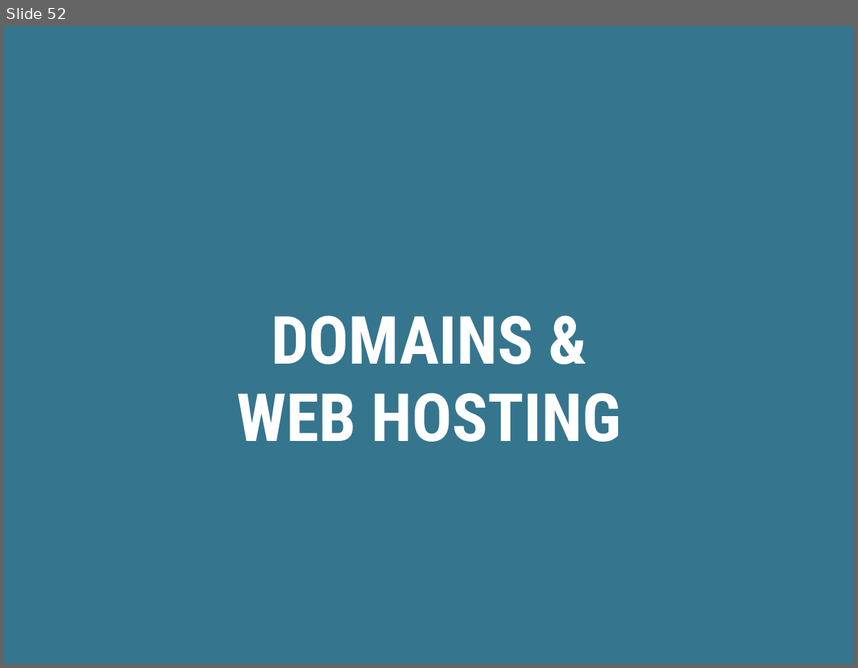
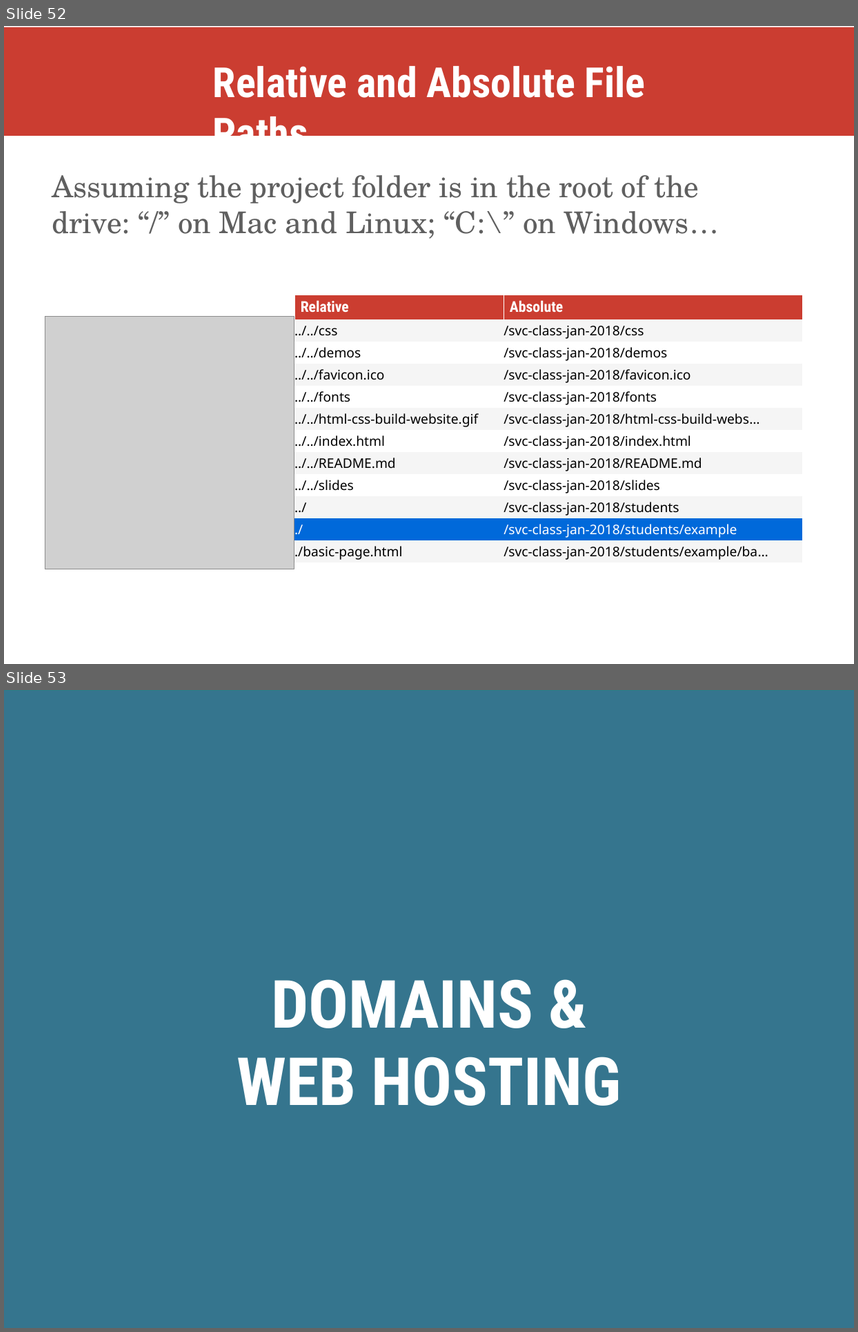
Before and after one commit to skornfeld/svc-class-jan-2018, a slide deck: slides/week-1.pptx. Shown one above the other, each under a label of ours: slide 52 before the commit, slides 52 and 53 after it. The pictures are 858x668 and 858x1332 pixels, drawn with LibreOffice and Linux fonts; fonts in the diff are those of the drawing; grey boxes stand for pictures. Boxes give left, top, right and bottom in pixels: in the first picture for what was removed or moved away, otherwise in the second. Text is boxed around its words. In the diff, an @@ line names an element or a change of style, - is before the commit and + after.

Commit message:
add relative path example page

```diff
--- a/slides/week-1.pptx
+++ b/slides/week-1.pptx
@@ slide 52 added at <box>4,26,854,664</box>, background #FFFFFF @@
@@ freeform shape added at <box>4,27,854,136</box>, fill #CB3D31 @@
@@ title added at <box>213,66,646,136</box>, 50 pt, text #FFFFFF, bold @@
+Relative and Absolute File Paths
@@ text added at <box>52,175,720,239</box>, 36 pt, text #5F5F5F @@
+Assuming the project folder is in the root of the drive: “/” on Mac and Linux; “C:\” on Windows…
@@ table added at <box>294,295,802,562</box>, 12 rows, 2 columns @@
+Relative | Absolute
+../../css | /svc-class-jan-2018/css
+../../demos | /svc-class-jan-2018/demos
+../../favicon.ico | /svc-class-jan-2018/favicon.ico
+../../fonts | /svc-class-jan-2018/fonts
+../../html-css-build-website.gif | /svc-class-jan-2018/html-css-build-webs…
+../../index.html | /svc-class-jan-2018/index.html
+../../README.md | /svc-class-jan-2018/README.md
+../../slides | /svc-class-jan-2018/slides
+../ | /svc-class-jan-2018/students
+./ | /svc-class-jan-2018/students/example
+./basic-page.html | /svc-class-jan-2018/students/example/ba…
@@ picture added at <box>45,316,294,569</box> @@
@@ what was slide 52 is now slide 53 @@
```
